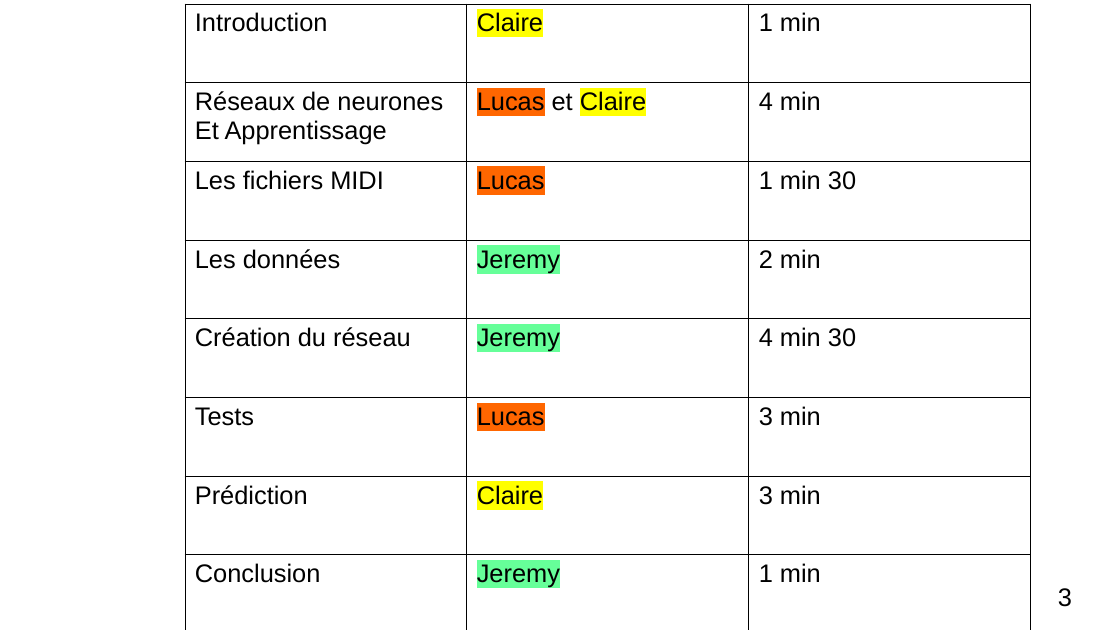
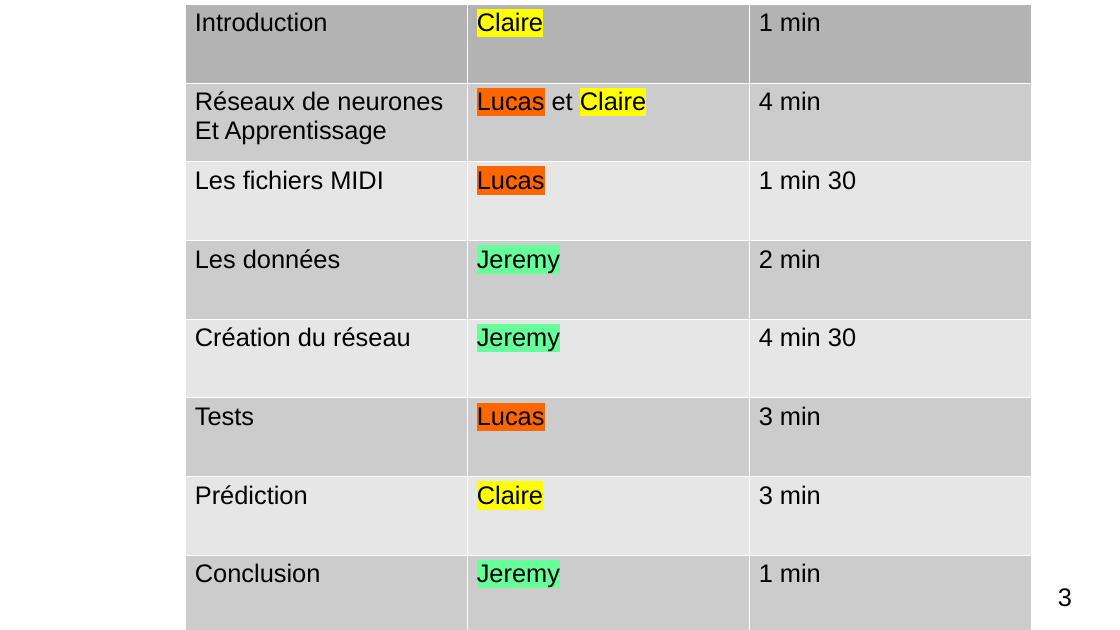
Before and after one commit to XgLsuLzRMy/Composition-Musicale-par-Reseau-de-Neurones, a slide deck: slide 3 of projet.odp. Drawn at 1120x630 pixels with LibreOffice and Linux fonts; fonts in the diff are those of the drawing. Boxes give left, top, right and bottom in pixels: in the first picture for what was removed or moved away, otherwise in the second. Text is boxed around its words. In the diff, an @@ line names an element or a change of style, - is before the commit and + after.

```diff
--- a/projet.odp
+++ b/projet.odp
@@ table at [185, 4, 1033, 630] @@
@@ fill none to #B3B3B3 in row 1 @@
@@ fill none to #CCCCCC in 12 cells @@
@@ fill none to #E6E6E6 in 9 cells @@
@@ borders changed @@
```
Also in this commit, not shown: 11 other slides changed, 1 slide removed, 1 other file.
